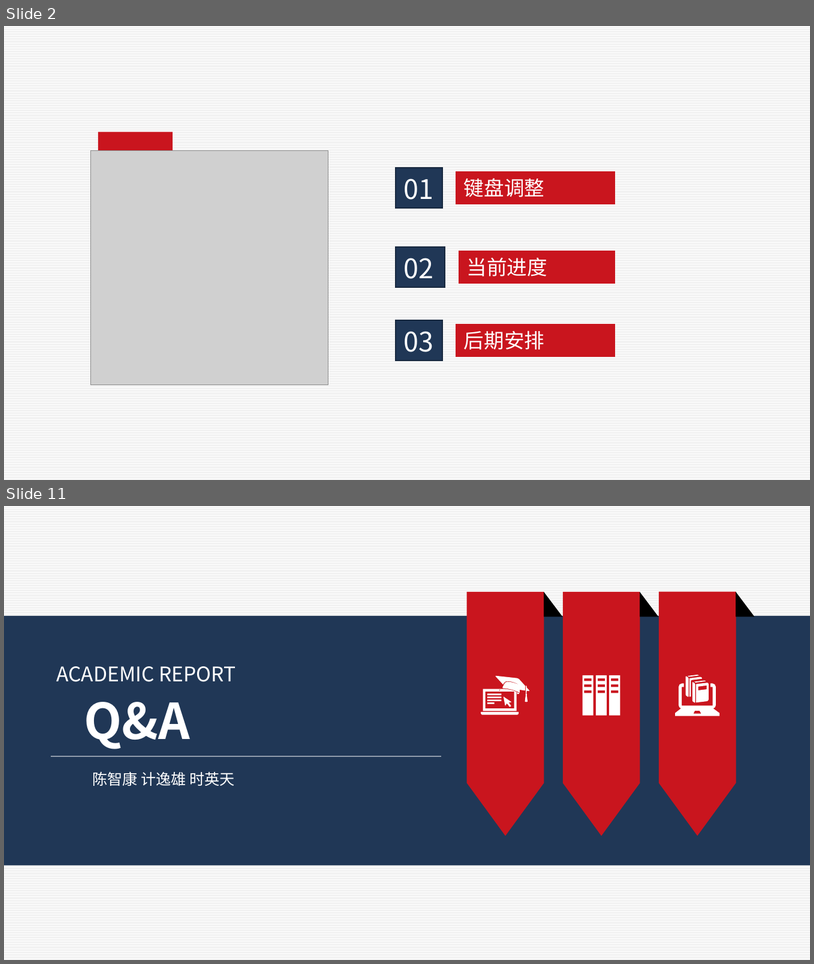
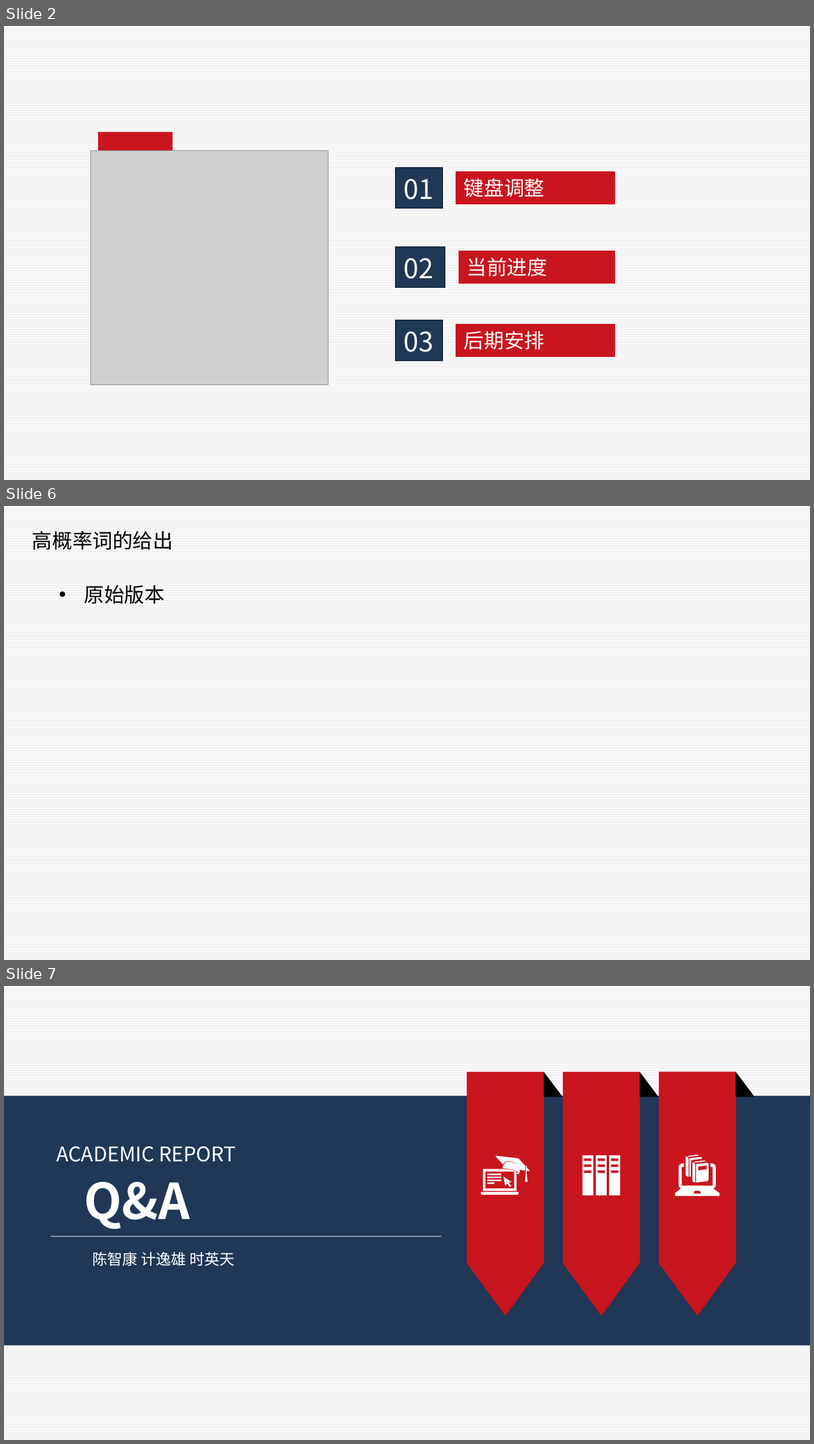
Before and after one commit to jiyixiong/keyboard, a slide deck: 人机交互.pptx. Shown one above the other, each under a label of ours: slides 2 and 11 before the commit, slides 2, 6 and 7 after it; the slides between them are not shown. The pictures are 814x964 and 814x1444 pixels, drawn with LibreOffice and Linux fonts; fonts in the diff are those of the drawing; grey boxes stand for pictures. Boxes give left, top, right and bottom in pixels: in the first picture for what was removed or moved away, otherwise in the second. Text is boxed around its words. In the diff, an @@ line names an element or a change of style, - is before the commit and + after.

```diff
--- a/人机交互.pptx
+++ b/人机交互.pptx
@@ slide 6 added at [4,506,810,960], background pattern #F2F2F2 on #FFFFFF @@
@@ text added at [32,531,173,550], 18 pt, text #000000 @@
+高概率词的给出
@@ text added at [84,585,165,604], 18 pt, text #000000 @@
+• 原始版本
@@ what was slide 11 is now slide 7 @@
```
Also in this commit, not shown: 1 slide changed, 2 other slides added, 7 slides removed, 1 other file.
